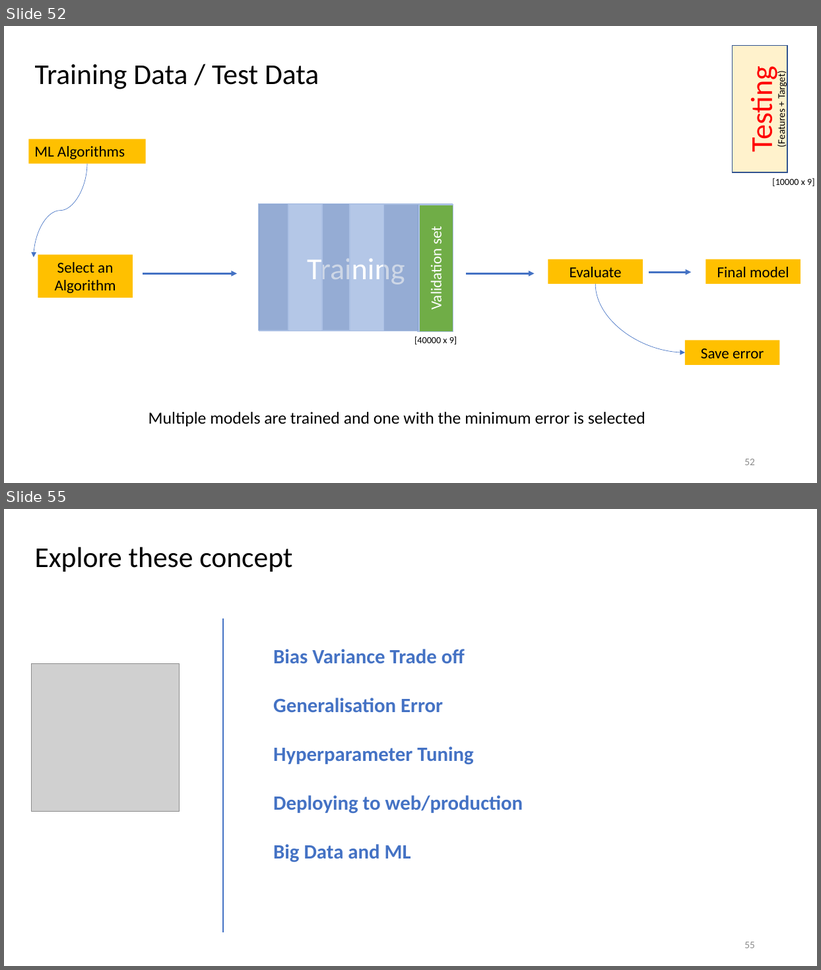
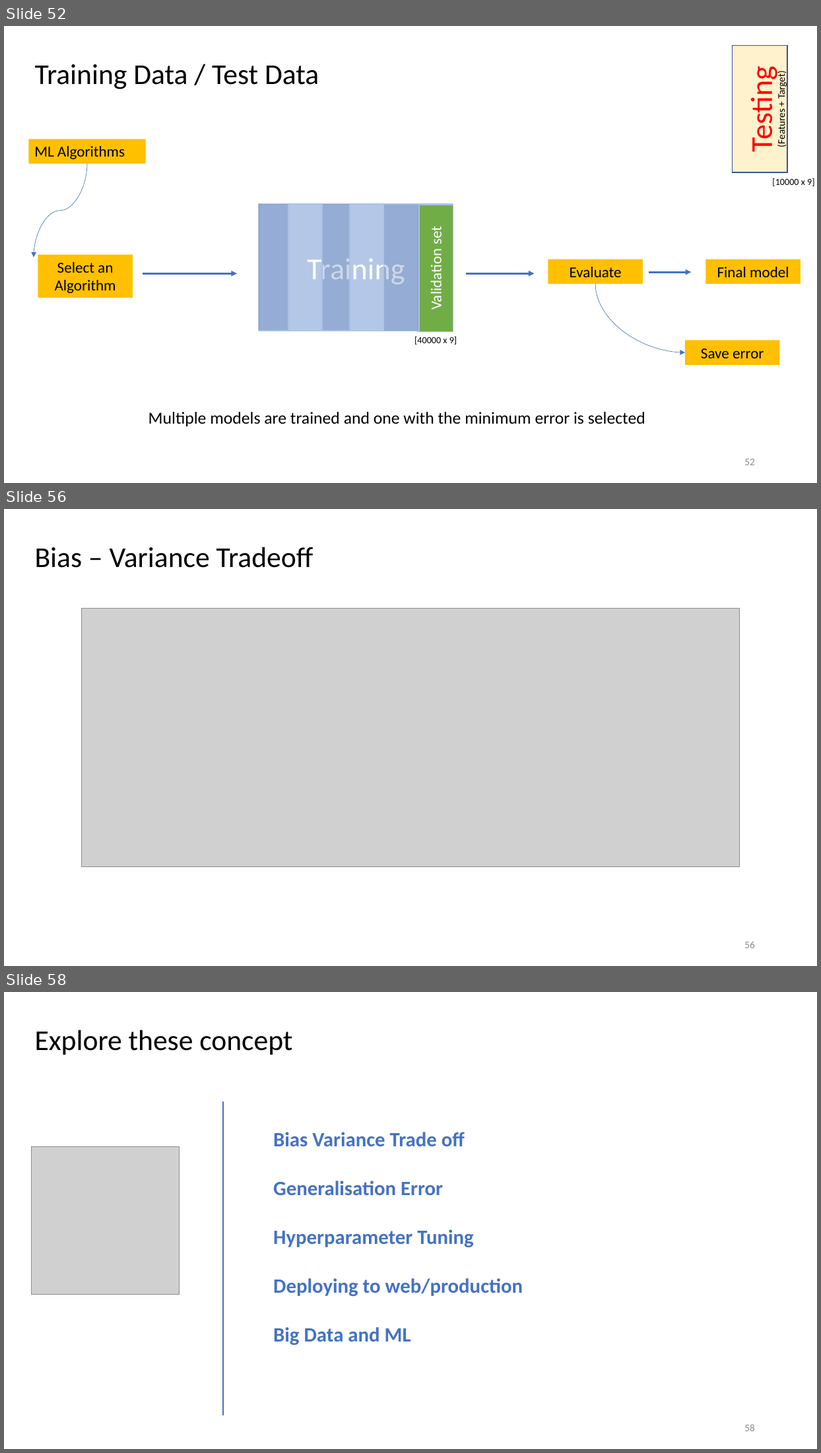
Before and after one commit to khemrajsawant/ML, a slide deck: Machine Learning.pptx. Shown one above the other, each under a label of ours: slides 52 and 55 before the commit, slides 52, 56 and 58 after it; the slides between them are not shown. The pictures are 821x970 and 821x1453 pixels, drawn with LibreOffice and Linux fonts; fonts in the diff are those of the drawing; grey boxes stand for pictures. Boxes give left, top, right and bottom in pixels: in the first picture for what was removed or moved away, otherwise in the second. Text is boxed around its words. In the diff, an @@ line names an element or a change of style, - is before the commit and + after.

```diff
--- a/Machine Learning.pptx
+++ b/Machine Learning.pptx
@@ slide 56 added at (4, 509, 817, 966), background #FFFFFF @@
@@ title added at (35, 547, 314, 568), 34 pt, text #000000 @@
+Bias – Variance Tradeoff
@@ picture added at (81, 609, 740, 867) @@
@@ page number added at (745, 941, 755, 949), 12 pt, text #8C8C8C @@
+56
@@ what was slide 55 is now slide 58 @@
@@ page number at (745, 1424, 755, 1432): text changed @@
-55
+58
```
Also in this commit, not shown: 1 slide changed, 4 other slides added.
